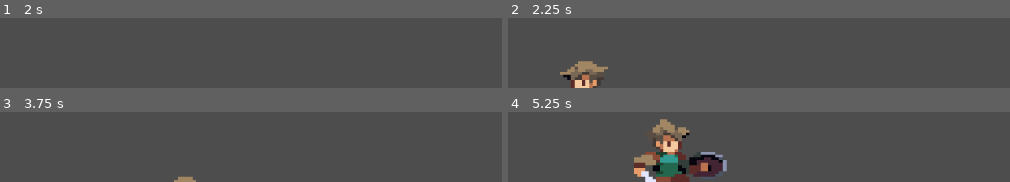
Above: before the commit, frames 1-4 (two rows, left to right).
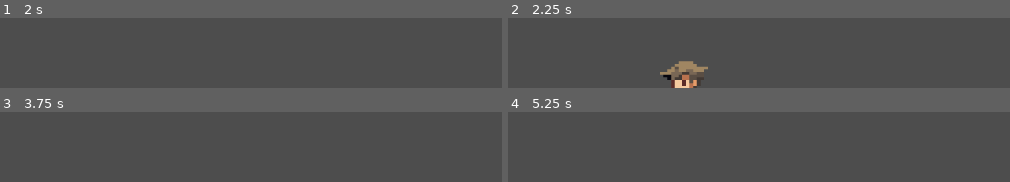
Above: after the commit, the same moments.

Repository: arthurvieirasilvaa/medieval2D-platformer
Game: Godot game, scene res://scene/game.tscn
Two runs of this game, one before a commit and one after it. Both use one fixed random seed, a clock stepped at 60 frames per second and the inputs below.
Inputs:
- Up to frame 1 (2 s): tap Enter at 0.5 s; hold D (right) from 0.53 s (still down); tap W (jump) at 0.6, 0.77, 1.07, 1.52, 1.55, 1.82 s; tap Space at 1.25 s; tap S (crouch) at 1.35 s
- Up to frame 2 (2.25 s): tap Enter at 2 s; release D (right) at 2.03 s; hold A (left) from 2.03 s (still down); tap W (jump) at 2.1 s
- Up to frame 3 (3.75 s): release A (left) at 2.78 s; hold D (right) from 2.78 s (still down); tap S (crouch) at 2.85 s; tap W (jump) at 3.02, 3.05, 3.32, 3.6 s; tap Space at 3.5 s
- Up to frame 4 (5.25 s): tap W (jump) at 3.77, 4.07, 4.52, 4.55, 4.82, 5.1 s; tap Enter at 4.25 s; release D (right) at 4.28 s; hold A (left) 4.28-5.03 s; tap S (crouch) at 4.35 s; hold D (right) from 5.03 s (still down)

Frame 1 is identical in both runs. In frame 2, 4.2% of the frame differs, in the area x 10-40%, y 61-100%; in frame 3, 0.3%; in frame 4, 8.2%, in the area x 25-44%, y 10-100%.

Commit message:
Acelerei e desacelerei o player com movimentação suave

Diff:
--- a/scene/battle.tscn
+++ b/scene/battle.tscn
@@ -869,6 +869,9 @@
 
 [node name="Player" parent="." instance=ExtResource("1_afp2b")]
 position = Vector2(26, 226)
+max_speed = 100.0
+acceleration = 400
+deceleration = 400
 
 [node name="TileMaps" type="Node" parent="."]
 
--- a/scripts/player.gd
+++ b/scripts/player.gd
@@ -14,7 +14,9 @@
 @onready var collision_shape: CollisionShape2D = $CollisionShape2D
 
 
-const SPEED = 80.0
+@export var max_speed = 180.0
+@export var acceleration = 100
+@export var deceleration = 100
 const JUMP_VELOCITY = -300.0
 
 var jump_count = 0
@@ -22,6 +24,15 @@
 var direction = 0
 var status: PlayerState
 
+func move(delta):
+	update_direction()
+
+	if direction:
+		velocity.x = move_toward(velocity.x, direction * max_speed, acceleration * delta)
+	else:
+		velocity.x = move_toward(velocity.x, 0, deceleration * delta)
+
+
 func _ready() -> void:
 	go_to_idle_state()
 
@@ -33,17 +44,17 @@
 
 	match status:
 		PlayerState.idle:
-			idle_state()
+			idle_state(delta)
 		PlayerState.walk:
-			walk_state()
+			walk_state(delta)
 		PlayerState.jump_preparation:
-			jump_preparation_state()
+			jump_preparation_state(delta)
 		PlayerState.flying_up:
-			flying_up_state()
+			flying_up_state(delta)
 		PlayerState.falling:
-			falling_state()
+			falling_state(delta)
 		PlayerState.landing:
-			landing_state()
+			landing_state(delta)
 		PlayerState.crouch:
 			crouch_state()
 
@@ -96,8 +107,8 @@
 	collision_shape.position.y = 8
 
 
-func idle_state():
-	move()
+func idle_state(delta):
+	move(delta)
 
 	if velocity.x != 0:
 		go_to_walk_state()
@@ -112,8 +123,8 @@
 		return
 
 
-func walk_state():
-	move()
+func walk_state(delta):
+	move(delta)
 
 	if velocity.x == 0:
 		go_to_idle_state()
@@ -129,16 +140,16 @@
 		return
 
 
-func jump_preparation_state():
-	move()
+func jump_preparation_state(delta):
+	move(delta)
 
 	if animation.frame == animation.sprite_frames.get_frame_count("jump_preparation") - 1:
 		go_to_flying_up_state()
 		return
 
 
-func flying_up_state():
-	move()
+func flying_up_state(delta):
+	move(delta)
 
 	if Input.is_action_just_pressed("jump") and can_jump():
 		go_to_flying_up_state()
@@ -153,8 +164,8 @@
 		return
 
 
-func falling_state():
-	move()
+func falling_state(delta):
+	move(delta)
 
 	if Input.is_action_just_pressed("jump") and can_jump():
 		go_to_flying_up_state()
@@ -164,8 +175,8 @@
 		go_to_landing_state()
 		return
 
-func landing_state():
-	move()
+func landing_state(delta):
+	move(delta)
 
 	if animation.frame == animation.sprite_frames.get_frame_count("landing") - 1:
 		jump_count = 0
@@ -185,15 +196,6 @@
 		return
 
 
-func move():
-	update_direction()
-
-	if direction:
-		velocity.x = direction * SPEED
-	else:
-		velocity.x = move_toward(velocity.x, 0, SPEED)
-
-
 func update_direction():
 	direction = Input.get_axis("left", "right")
 
